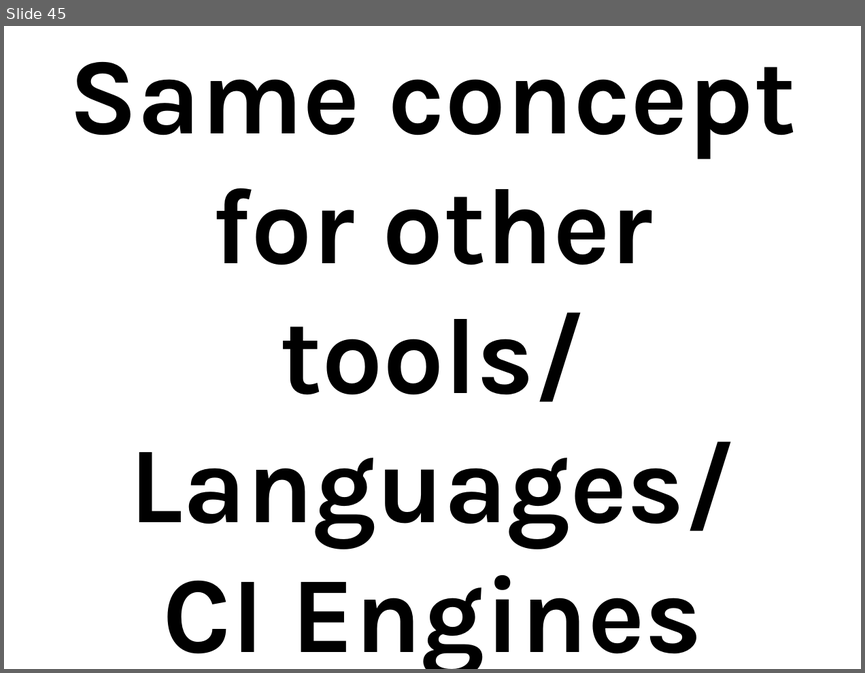
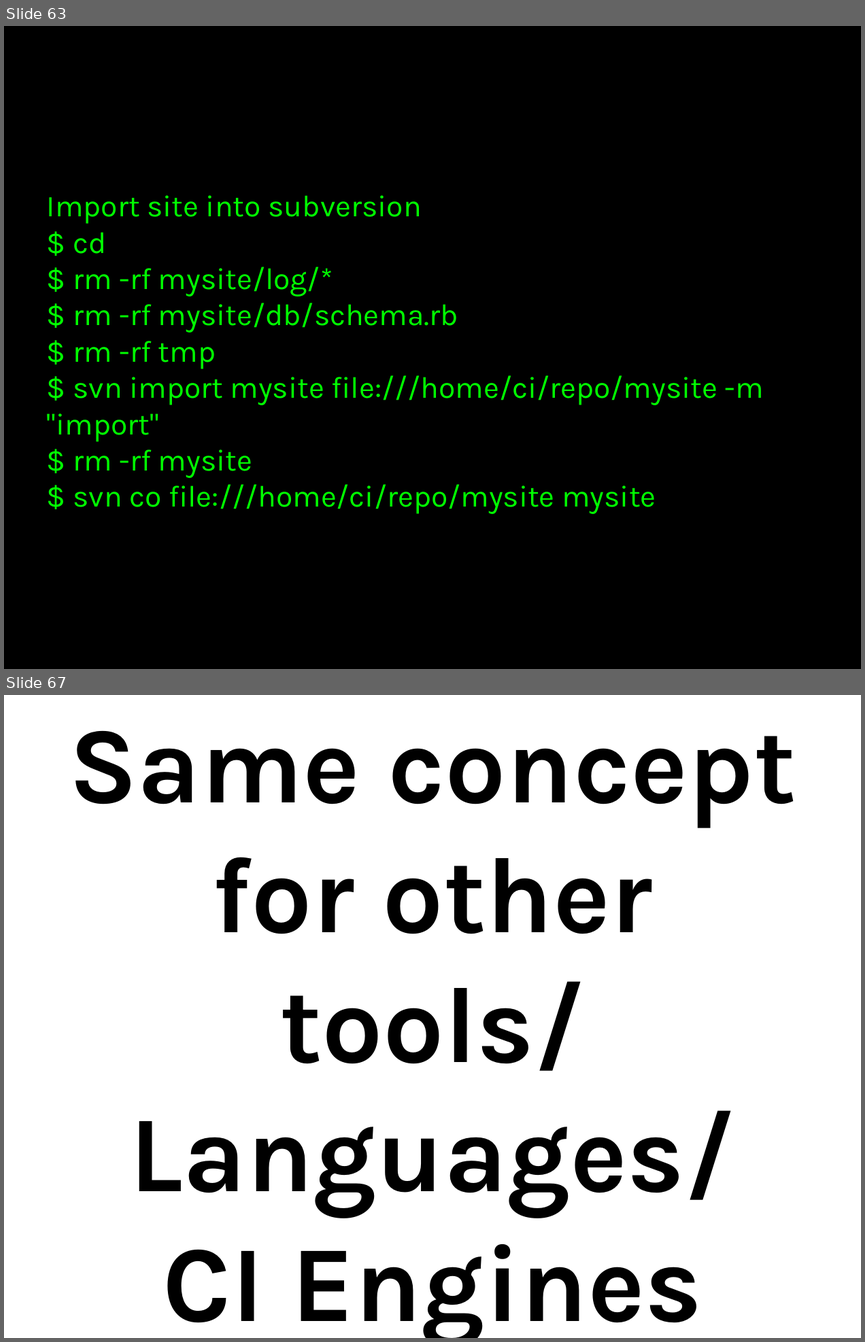
Before and after one commit to thewoolleyman/ci_for_the_rails_guy_or_gal, a slide deck: presentation/ci_for_the_web_2.0_guy_or_gal.odp. Shown one above the other, each under a label of ours: slide 45 before the commit, slides 63 and 67 after it; the slides between them are not shown. The pictures are 865x673 and 865x1342 pixels, drawn with LibreOffice and Linux fonts; fonts in the diff are those of the drawing. Boxes give left, top, right and bottom in pixels: in the first picture for what was removed or moved away, otherwise in the second. Text is boxed around its words. In the diff, an @@ line names an element or a change of style, - is before the commit and + after.

```diff
--- a/presentation/ci_for_the_web_2.0_guy_or_gal.odp
+++ b/presentation/ci_for_the_web_2.0_guy_or_gal.odp
@@ slide 63 added at box(4, 26, 861, 669), background #000000 @@
@@ title added at box(47, 195, 764, 514), 28 pt, text #00FF00 @@
+Import site into subversion
+$ cd
+$ rm -rf mysite/log/*
+$ rm -rf mysite/db/schema.rb
+$ rm -rf tmp
+$ svn import mysite file:///home/ci/repo/mysite -m "import"
+$ rm -rf mysite
+$ svn co file:///home/ci/repo/mysite mysite
@@ what was slide 45 is now slide 67 @@
```
Also in this commit, not shown: 1 slide changed, 21 other slides added.
